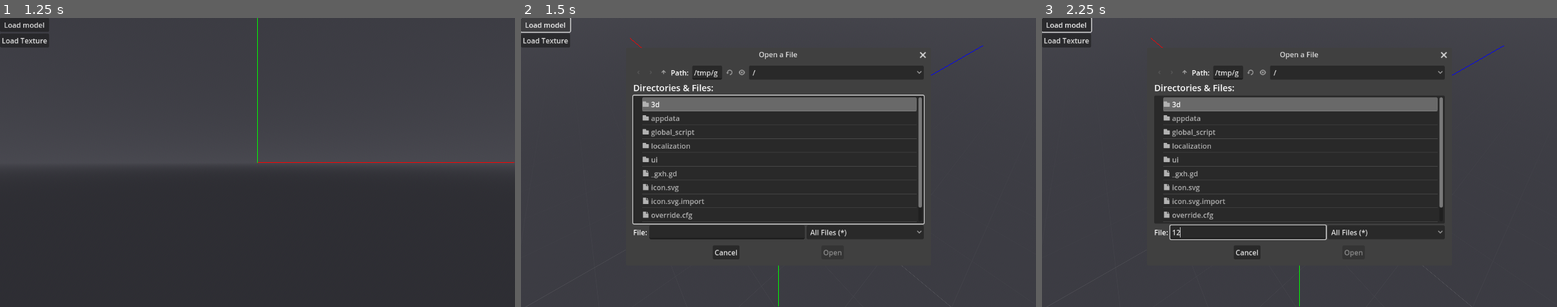
Above: before the commit, frames 1-3 (left to right).
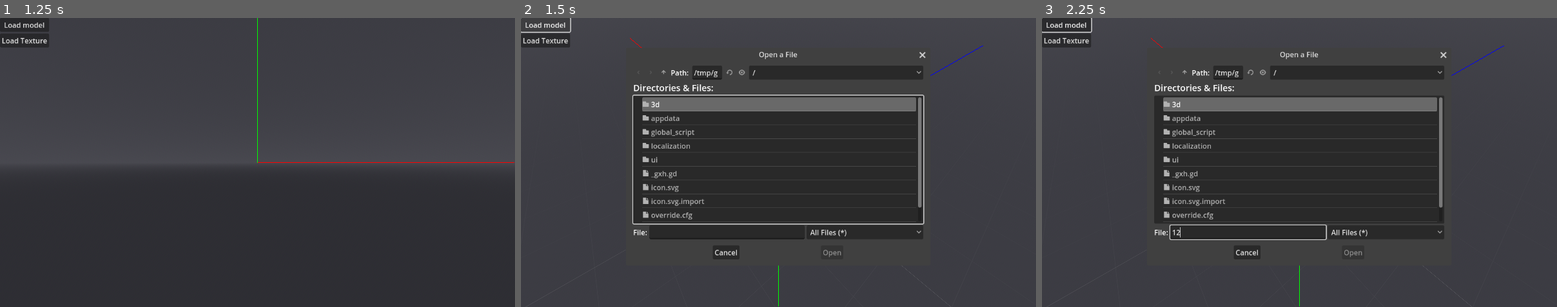
Above: after the commit, the same moments.

Repository: Nusiq/McGdModeling
Game: Godot game, scene res://ui/main/main_menu.tscn
Two runs of this game, one before a commit and one after it. Both use one fixed random seed, a clock stepped at 60 frames per second and the inputs below.
Inputs (mouse positions are in pixels of both pictures, inside the frame that each line leads up to):
- Up to frame 1 (1.25 s): tap Enter at 0.5 s; hold Middle mouse button (gesture.pan_view) from 0.53 s (still down); click (257, 162) at 0.67 s
- Up to frame 2 (1.5 s): release Middle mouse button (gesture.pan_view) at 1.25 s; click "Load model" at 1.25 s
- Up to frame 3 (2.25 s): click (1248, 231) at 2.02 s; type "12" at 2.1 s

Frame 1 is identical in both runs. In frame 2, 0.3% of the frame differs, in the area x 58-80%, y 11-83%; in frame 3, 0.2%.

Commit message:
Reorganizing the project: - renamed 'axes' to 'axes_mesh' - renamed 'line' to 'axis_line' - moved the 'axis_line' to the same directory as 'axes_mesh' - removed 'view_line' and 'view_axes' example scenes

Diff:
--- a/3d/axes/_example/view_axes.tscn
+++ /dev/null
@@ -1,10 +0,0 @@
-[gd_scene load_steps=3 format=3 uid="uid://hlxdclouypvh"]
-
-[ext_resource type="PackedScene" uid="uid://byggwvgy1weio" path="res://3d/editor_viewport/editor_viewport.tscn" id="1_ndw7t"]
-[ext_resource type="PackedScene" uid="uid://bgmlllyntt32m" path="res://3d/axes/axes.tscn" id="2_cw0k5"]
-
-[node name="ViewAxes" type="Node3D"]
-
-[node name="EditorViewport" parent="." instance=ExtResource("1_ndw7t")]
-
-[node name="EditorAxes" parent="." instance=ExtResource("2_cw0k5")]
--- a/3d/axes/_example/axes_viewport_interactions.tscn
+++ b/3d/axes_mesh/_example/axes_mesh_interactive.tscn
@@ -1,8 +1,8 @@
 [gd_scene load_steps=6 format=3 uid="uid://cdceghda2kt4p"]
 
-[ext_resource type="Script" path="res://3d/axes/_example/axes_viewport_interactions.gd" id="1_8172w"]
-[ext_resource type="PackedScene" uid="uid://byggwvgy1weio" path="res://3d/editor_viewport/editor_viewport.tscn" id="1_juapp"]
-[ext_resource type="PackedScene" uid="uid://bgmlllyntt32m" path="res://3d/axes/axes.tscn" id="2_fie1j"]
+[ext_resource type="Script" path="res://3d/axes_mesh/_example/axes_mesh_interactive.gd" id="1_7l25r"]
+[ext_resource type="PackedScene" uid="uid://byggwvgy1weio" path="res://3d/editor_viewport/editor_viewport.tscn" id="2_vipvs"]
+[ext_resource type="PackedScene" uid="uid://bgmlllyntt32m" path="res://3d/axes_mesh/axes_mesh.tscn" id="3_12cre"]
 
 [sub_resource type="TextMesh" id="TextMesh_rsf5g"]
 text = "Node 1"
@@ -11,11 +11,11 @@
 text = "Node 2"
 
 [node name="AxesViewportInteractions" type="Node3D"]
-script = ExtResource("1_8172w")
+script = ExtResource("1_7l25r")
 
-[node name="EditorViewport" parent="." instance=ExtResource("1_juapp")]
+[node name="EditorViewport" parent="." instance=ExtResource("2_vipvs")]
 
-[node name="Axes" parent="." instance=ExtResource("2_fie1j")]
+[node name="Axes" parent="." instance=ExtResource("3_12cre")]
 
 [node name="Node1" type="MeshInstance3D" parent="."]
 transform = Transform3D(0.861115, -0.3756, -0.342645, 0.50841, 0.636168, 0.580352, 0, -0.673954, 0.738773, -1.32391, 0, -1.71358)
--- /dev/null
+++ b/3d/axes_mesh/_example/view_axis_line.tscn
@@ -0,0 +1,11 @@
+[gd_scene load_steps=3 format=3 uid="uid://dhx7syupjn661"]
+
+[ext_resource type="PackedScene" uid="uid://byggwvgy1weio" path="res://3d/editor_viewport/editor_viewport.tscn" id="1_8184t"]
+[ext_resource type="PackedScene" uid="uid://b6yc6uc1wlnh4" path="res://3d/axes_mesh/axis_line.tscn" id="2_t00y5"]
+
+[node name="ViewLine" type="Node3D"]
+
+[node name="EditorViewport" parent="." instance=ExtResource("1_8184t")]
+
+[node name="Line" parent="." instance=ExtResource("2_t00y5")]
+thickness = 0.0
--- a/3d/axes/axes.gd
+++ b/3d/axes_mesh/axes_mesh.gd
@@ -3,9 +3,9 @@
 
 class_name Axes
 
-@onready var line_x: Line = $LineX
-@onready var line_y: Line = $LineY
-@onready var line_z: Line = $LineZ
+@onready var line_x: AxisLine = $LineX
+@onready var line_y: AxisLine = $LineY
+@onready var line_z: AxisLine = $LineZ
 
 @export var line_x_visible: bool = true:
 	get:
@@ -62,12 +62,12 @@
 		is_infinite = value
 		if not is_node_ready(): await ready
 		if value: # Set true
-			for line: Line in [line_x, line_y, line_z]:
+			for line: AxisLine in [line_x, line_y, line_z]:
 				line.length = LENGTH_WHEN_INFINITE
 				line.double_sided = true
 				line.fixed_size = true
 		else: # Set false
-			for line: Line in [line_x, line_y, line_z]:
+			for line: AxisLine in [line_x, line_y, line_z]:
 				line.length = length
 				line.double_sided = false
 				line.fixed_size = false
--- a/3d/axes/axes.tscn
+++ b/3d/axes_mesh/axes_mesh.tscn
@@ -1,9 +1,9 @@
 [gd_scene load_steps=3 format=3 uid="uid://bgmlllyntt32m"]
 
-[ext_resource type="Script" path="res://3d/axes/axes.gd" id="1_7gq1f"]
-[ext_resource type="PackedScene" uid="uid://b6yc6uc1wlnh4" path="res://3d/editor_lines/line.tscn" id="1_ofttr"]
+[ext_resource type="Script" path="res://3d/axes_mesh/axes_mesh.gd" id="1_7gq1f"]
+[ext_resource type="PackedScene" uid="uid://b6yc6uc1wlnh4" path="res://3d/axes_mesh/axis_line.tscn" id="1_ofttr"]
 
-[node name="Axes" type="Node3D"]
+[node name="AxesMesh" type="Node3D"]
 script = ExtResource("1_7gq1f")
 
 [node name="LineX" parent="." instance=ExtResource("1_ofttr")]
--- a/3d/editor_lines/line.gd
+++ b/3d/axes_mesh/axis_line.gd
@@ -4,7 +4,7 @@
 ## Draws a simple line. The line is always drawn upwards (Y+ direction).
 ## If you want to draw it pointing in a different direction, you can rotate the
 ## node.
-class_name Line
+class_name AxisLine
 
 ## Whether the line should be drawn both ways or only in positive direction. If
 ## double_sided is true, the line will be drawn in both directions. The length
--- /dev/null
+++ b/3d/axes_mesh/axis_line.tscn
@@ -0,0 +1,16 @@
+[gd_scene load_steps=4 format=3 uid="uid://b6yc6uc1wlnh4"]
+
+[ext_resource type="Script" path="res://3d/axes_mesh/axis_line.gd" id="1_k0hah"]
+
+[sub_resource type="StandardMaterial3D" id="StandardMaterial3D_avmkc"]
+shading_mode = 0
+fixed_size = true
+
+[sub_resource type="ImmediateMesh" id="ImmediateMesh_wos0n"]
+
+[node name="AxisLine" type="Node3D"]
+script = ExtResource("1_k0hah")
+
+[node name="MeshInstance3D" type="MeshInstance3D" parent="."]
+material_override = SubResource("StandardMaterial3D_avmkc")
+mesh = SubResource("ImmediateMesh_wos0n")
--- a/3d/editor_lines/_example/view_line.tscn
+++ /dev/null
@@ -1,11 +0,0 @@
-[gd_scene load_steps=3 format=3 uid="uid://dhx7syupjn661"]
-
-[ext_resource type="PackedScene" uid="uid://byggwvgy1weio" path="res://3d/editor_viewport/editor_viewport.tscn" id="1_nyqr6"]
-[ext_resource type="PackedScene" uid="uid://b6yc6uc1wlnh4" path="res://3d/editor_lines/line.tscn" id="2_pxutf"]
-
-[node name="ViewLine" type="Node3D"]
-
-[node name="EditorViewport" parent="." instance=ExtResource("1_nyqr6")]
-
-[node name="Line" parent="." instance=ExtResource("2_pxutf")]
-thickness = 0.0
--- a/3d/editor_lines/line.tscn
+++ /dev/null
@@ -1,17 +0,0 @@
-[gd_scene load_steps=4 format=3 uid="uid://b6yc6uc1wlnh4"]
-
-[ext_resource type="Script" path="res://3d/editor_lines/line.gd" id="1_k0hah"]
-
-[sub_resource type="StandardMaterial3D" id="StandardMaterial3D_khmjb"]
-shading_mode = 0
-fixed_size = true
-
-[sub_resource type="ImmediateMesh" id="ImmediateMesh_h4kss"]
-
-[node name="Line" type="Node3D"]
-script = ExtResource("1_k0hah")
-thickness = null
-
-[node name="MeshInstance3D" type="MeshInstance3D" parent="."]
-material_override = SubResource("StandardMaterial3D_khmjb")
-mesh = SubResource("ImmediateMesh_h4kss")
--- a/ui/main/main_menu.tscn
+++ b/ui/main/main_menu.tscn
@@ -4,7 +4,7 @@
 [ext_resource type="PackedScene" uid="uid://brjt7p30rj5we" path="res://ui/cached_file_dialog/cached_file_dialog.tscn" id="2_nb5x8"]
 [ext_resource type="PackedScene" uid="uid://byggwvgy1weio" path="res://3d/editor_viewport/editor_viewport.tscn" id="2_u2tc1"]
 [ext_resource type="PackedScene" uid="uid://ds14rfyke1tml" path="res://3d/mc_model/mc_model.tscn" id="3_sdhs6"]
-[ext_resource type="PackedScene" uid="uid://bgmlllyntt32m" path="res://3d/axes/axes.tscn" id="5_swvdy"]
+[ext_resource type="PackedScene" uid="uid://bgmlllyntt32m" path="res://3d/axes_mesh/axes_mesh.tscn" id="5_swvdy"]
 
 [node name="MainMenu" type="Node3D"]
 script = ExtResource("1_8wp5i")
Renamed: 3d/axes/_example/axes_viewport_interactions.gd -> 3d/axes_mesh/_example/axes_mesh_interactive.gd
